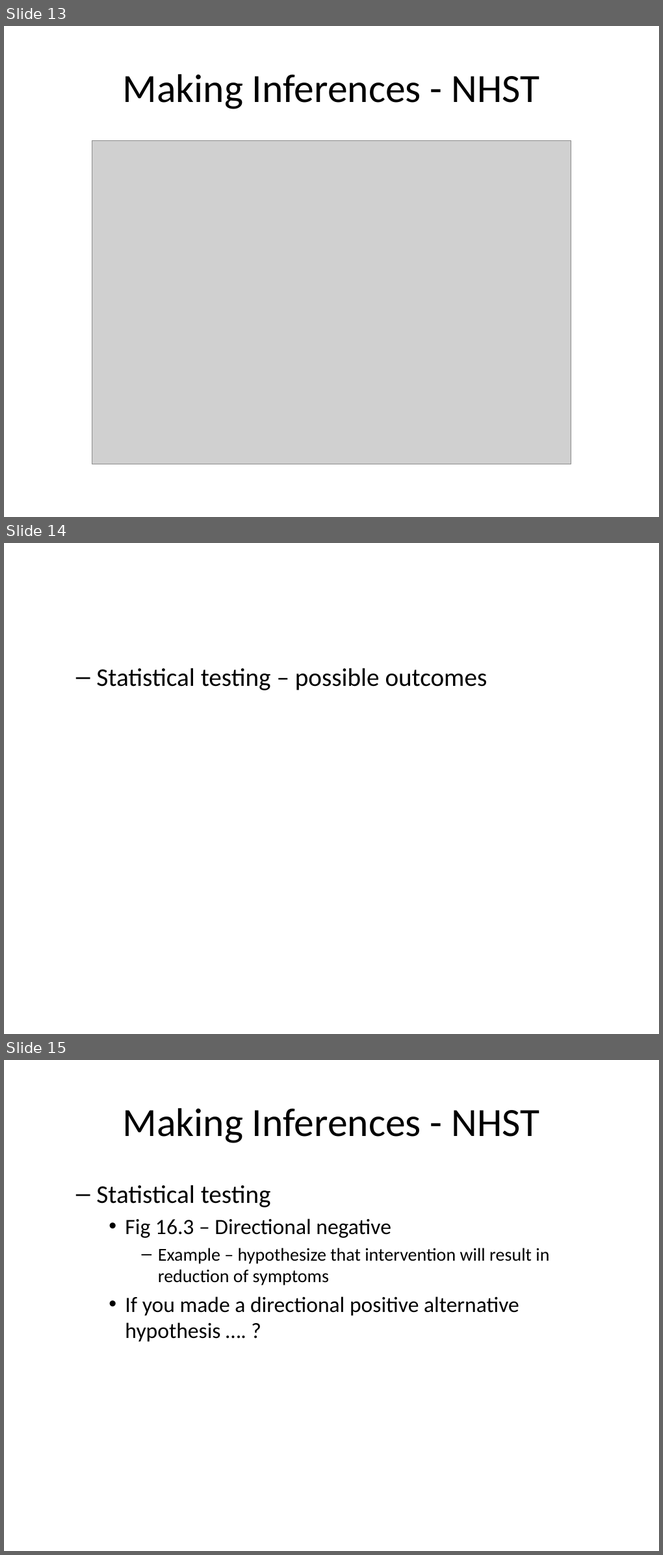
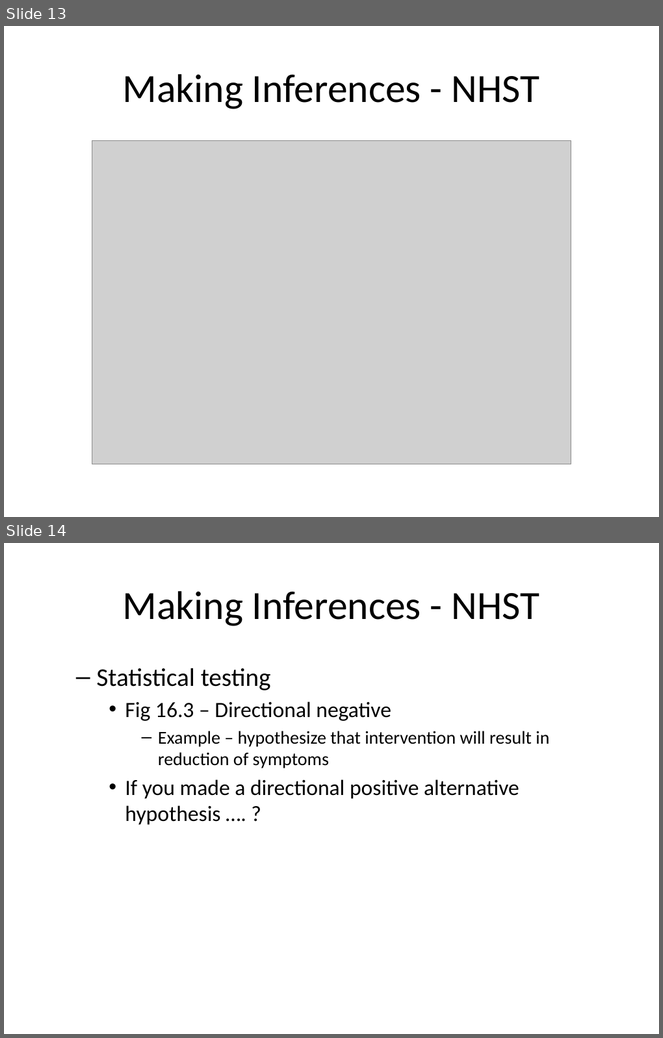
Before and after one commit to classes-medb/5510, a slide deck: doc/video-12-data-analysis.pptx. Shown one above the other, each under a label of ours: slides 13, 14 and 15 before the commit, slides 13 and 14 after it. The pictures are 663x1555 and 663x1038 pixels, drawn with LibreOffice and Linux fonts; fonts in the diff are those of the drawing; grey boxes stand for pictures. Boxes give left, top, right and bottom in pixels: in the first picture for what was removed or moved away, otherwise in the second. Text is boxed around its words. In the diff, an @@ line names an element or a change of style, - is before the commit and + after.

```diff
--- a/doc/video-12-data-analysis.pptx
+++ b/doc/video-12-data-analysis.pptx
@@ slide 14 removed at (4,543,659,1034), background #FFFFFF @@
@@ text removed at (96,668,488,691) @@
-  – Statistical testing – possible outcomes
@@ what was slide 15 is now slide 14 @@
```
Also in this commit, not shown: 4 slides changed, 4 slides added, 3 other slides removed, 1 other file.
